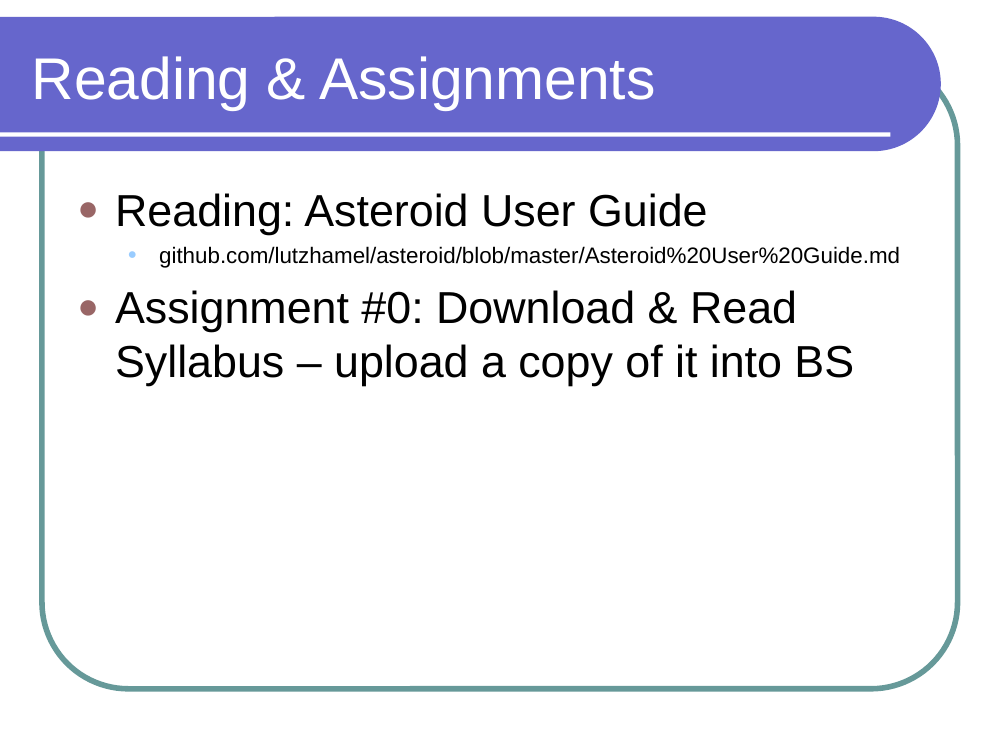
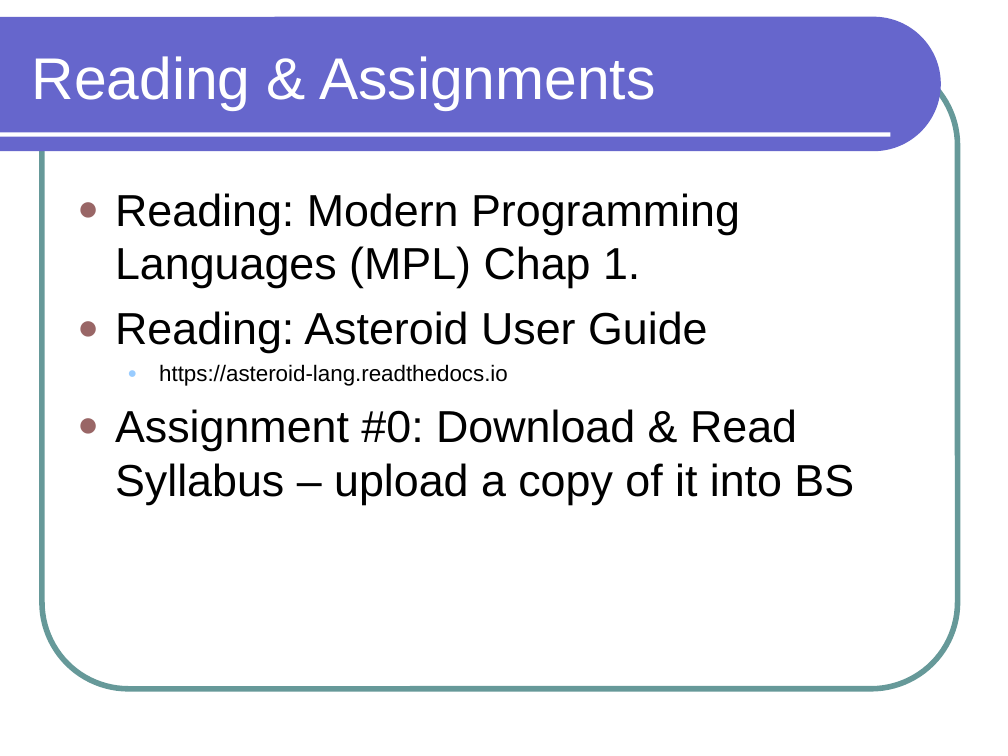
Before and after one commit to lutzhamel/CSC301, a slide deck: slide 19 of notes/csc301-ln001.ppt. Drawn at 1008x756 pixels with LibreOffice and Linux fonts; fonts in the diff are those of the drawing. Boxes give left, top, right and bottom in pixels: in the first picture for what was removed or moved away, otherwise in the second. Text is boxed around its words. In the diff, an @@ line names an element or a change of style, - is before the commit and + after.

```diff
--- a/notes/csc301-ln001.ppt
+++ b/notes/csc301-ln001.ppt
@@ text at [115,193,740,288]: paragraph added @@
+● Reading: Modern Programming Languages (MPL) Chap 1.
@@ text at [159,364,508,386]: text changed @@
-  ● github.com/lutzhamel/asteroid/blob/master/Asteroid%20User%20Guide.md
+  ● https://asteroid-lang.readthedocs.io
```
Also in this commit, not shown: 10 other slides changed, 4 other files.
